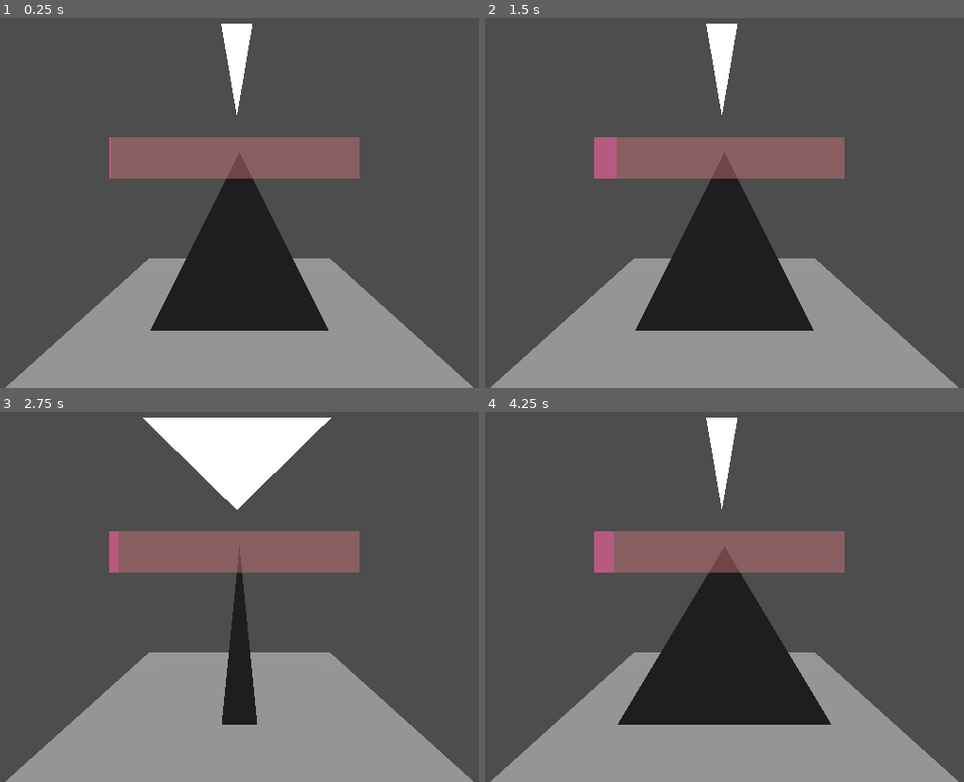
Above: before the commit, frames 1-4 (two rows, left to right).
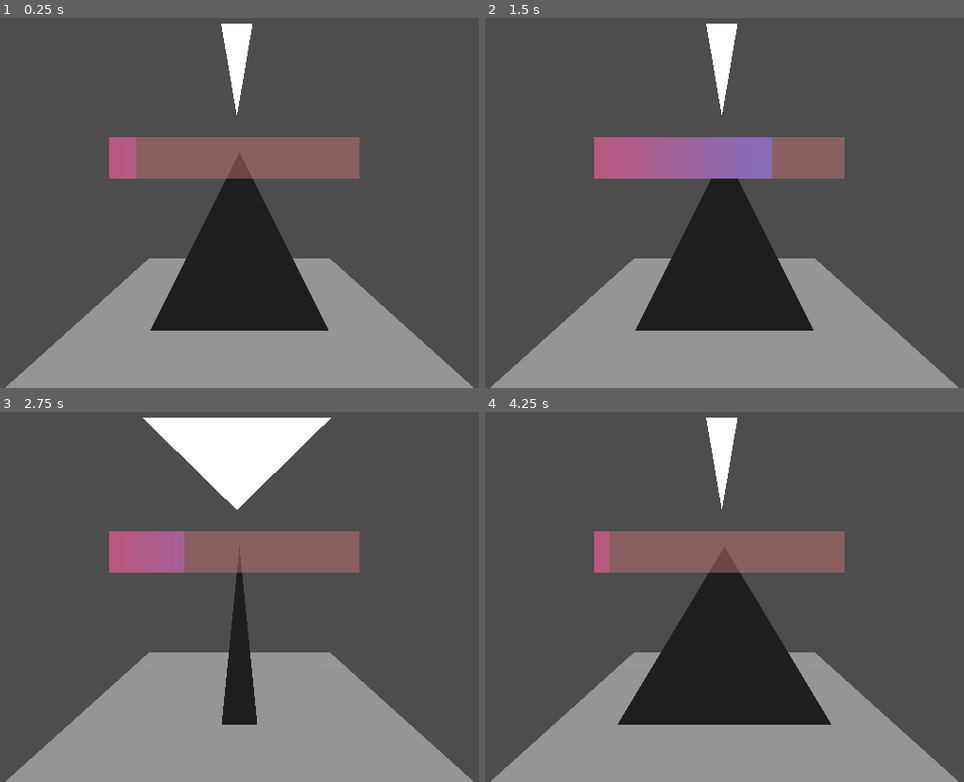
Above: after the commit, the same moments.

Repository: 21Staceye/CookieGame
Game: Godot game, scene res://test_erin/Scenes/sugarCookieMini.tscn
Same seed, same stepped clock (60 frames per second), same inputs: the game is played once before the commit and once after it. The project has no main scene, so this scene is started directly.
Inputs (mouse positions are in pixels of both pictures, inside the frame that each line leads up to):
- Up to frame 1 (0.25 s): no input
- Up to frame 2 (1.5 s): move the mouse to (892, 154) at 0.52 s; hold D (Forward) 0.53-1.28 s; tap B (BalancePos) at 0.6 s; click (892, 154) at 0.67 s; tap Space (Jump) at 0.77 s; move the mouse to (576, 199) at 1.27 s; hold A (Back) from 1.28 s (still down); tap S (StandPos) at 1.35 s
- Up to frame 3 (2.75 s): tap Space (Jump) at 1.52 s; move the mouse to (316, 478) at 2.02 s; release A (Back) at 2.03 s; hold D (Forward) from 2.03 s (still down); tap T (TipToesPos) at 2.1 s
- Up to frame 4 (4.25 s): move the mouse to (686, 656) at 2.77 s; tap B (BalancePos) at 2.85 s; click (686, 656) at 2.92 s; tap Space (Jump) at 3.02, 3.77 s; tap Enter at 3.5 s; move the mouse to (949, 634) at 3.52 s; release D (Forward) at 3.53 s; hold A (Back) from 3.53 s (still down); tap S (StandPos) at 3.6 s

The runs differ from the first frame. In frame 1, 0.6% of the frame differs, in the area x 23-29%, y 32-44%; in frame 2, 3.6%, in the area x 27-60%, y 32-44%; in frame 3, 1.5%; in frame 4, 0.1%.

Commit message:
more for the sugar Cookies

Diff:
--- /dev/null
+++ b/cookegame/UI Menus/Scenes/MainMenu.tscn
@@ -0,0 +1,51 @@
+[gd_scene load_steps=3 format=3 uid="uid://bwg5jw4jjm8mk"]
+
+[sub_resource type="Gradient" id="Gradient_1ft3f"]
+offsets = PackedFloat32Array(0)
+colors = PackedColorArray(0.198476, 0.724847, 0.658915, 1)
+
+[sub_resource type="GradientTexture1D" id="GradientTexture1D_4qq86"]
+gradient = SubResource("Gradient_1ft3f")
+
+[node name="MainMenu" type="Control"]
+layout_mode = 3
+anchors_preset = 15
+anchor_right = 1.0
+anchor_bottom = 1.0
+grow_horizontal = 2
+grow_vertical = 2
+
+[node name="TextureRect" type="TextureRect" parent="."]
+layout_mode = 1
+anchors_preset = -1
+anchor_right = 0.999
+anchor_bottom = 1.009
+offset_right = 2.15186
+offset_bottom = -1.83203
+texture = SubResource("GradientTexture1D_4qq86")
+
+[node name="PlayButton" type="Button" parent="."]
+layout_mode = 1
+anchors_preset = -1
+anchor_left = 0.301
+anchor_top = 0.215
+anchor_right = 0.635
+anchor_bottom = 0.329
+offset_left = 0.247955
+offset_top = -0.320007
+offset_right = 0.479919
+offset_bottom = -0.192017
+theme_override_font_sizes/font_size = 35
+text = "Play"
+
+[node name="QuitButton" type="Button" parent="."]
+layout_mode = 1
+anchors_preset = -1
+anchor_right = 0.186
+anchor_bottom = 0.27
+offset_left = 81.0
+offset_top = 345.0
+offset_right = 93.728
+offset_bottom = 279.04
+theme_override_font_sizes/font_size = 35
+text = "Quit"
--- a/cookegame/test_erin/Scenes/poseMeter.tscn
+++ b/cookegame/test_erin/Scenes/poseMeter.tscn
@@ -15,6 +15,19 @@
 
 [sub_resource type="GradientTexture1D" id="GradientTexture1D_v0l34"]
 gradient = SubResource("Gradient_aq88g")
+
+[sub_resource type="StandardMaterial3D" id="StandardMaterial3D_xx3qn"]
+albedo_color = Color(0.587118, 0.481098, 0.179221, 1)
+
+[sub_resource type="CylinderMesh" id="CylinderMesh_j2v3o"]
+material = SubResource("StandardMaterial3D_xx3qn")
+
+[sub_resource type="Gradient" id="Gradient_xx3qn"]
+offsets = PackedFloat32Array(0)
+colors = PackedColorArray(0.657741, 0.484914, 0.439116, 1)
+
+[sub_resource type="GradientTexture2D" id="GradientTexture2D_j2v3o"]
+gradient = SubResource("Gradient_xx3qn")
 
 [sub_resource type="PrismMesh" id="PrismMesh_xx3qn"]
 
@@ -52,6 +65,14 @@
 wait_time = 5.0
 autostart = true
 
+[node name="won" type="MeshInstance2D" parent="."]
+visible = false
+position = Vector2(603.042, 156.079)
+rotation = 3.14159
+scale = Vector2(352.091, -86.357)
+mesh = SubResource("CylinderMesh_j2v3o")
+texture = SubResource("GradientTexture2D_j2v3o")
+
 [node name="triMov" type="MeshInstance2D" parent="."]
 position = Vector2(571, 158)
 scale = Vector2(241.75, 142.375)
--- a/cookegame/test_erin/Scenes/sugarCookieMini.tscn
+++ b/cookegame/test_erin/Scenes/sugarCookieMini.tscn
@@ -11,6 +11,9 @@
 [node name="PoseMeter" parent="." instance=ExtResource("1_q2jvn")]
 offset_left = 1.0
 offset_top = 1.0
+
+[node name="Timer" parent="PoseMeter" index="1"]
+wait_time = 3.0
 
 [node name="player" type="MeshInstance3D" parent="."]
 transform = Transform3D(1, 0, 0, 0, 1, 0, 0, 0, 1, 0, 0.53813, 0)
--- a/cookegame/test_erin/scripts/pose_meter.gd
+++ b/cookegame/test_erin/scripts/pose_meter.gd
@@ -9,6 +9,7 @@
 var arraySteps = ["BalancePos","StandPos", "TipToesPos"]
 var goal = arraySteps.pick_random()
 func _process(delta):
+
 	$triMov.mesh.size.x = valueSize
 	# for the temp poses
 	if goal == "BalancePos":
@@ -18,6 +19,8 @@
 	if goal == "TipToesPos":
 		valueSize = 0.2
 	if Input.is_action_just_pressed(goal) and poseNum < 3:
+			print("you Won")
+			$won.visible = true
 			stop = true
 			poseNum+=1
 			stop = false
@@ -25,6 +28,8 @@
 			$PoseMeterr.value = 0
 			goal = arraySteps.pick_random()
 			$/root/SugarCookieMini/player.mesh.size.x = valueSize
+	else:
+		$won.visible = false
 	if poseNum >= 3:
 		print("won")
 		stop = true
@@ -33,7 +38,7 @@
 		if stop == false:
 			# pose metter
 			$PoseMeterr.value = value
-			value+=0.1
+			value+=0.8
 		if value == 99:
 			stop = true
 
Not shown: 1 places in cookegame/test_erin/Scenes/poseMeter.tscn that only renumber resources
